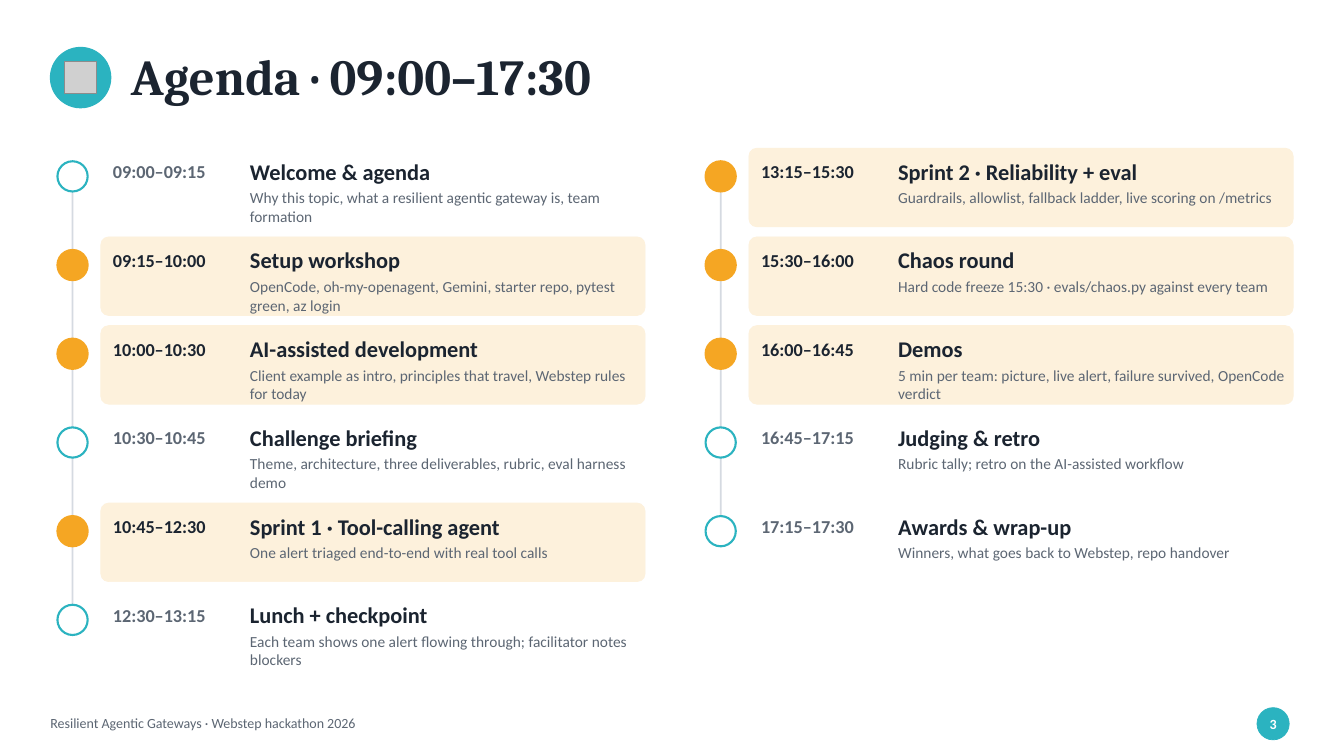
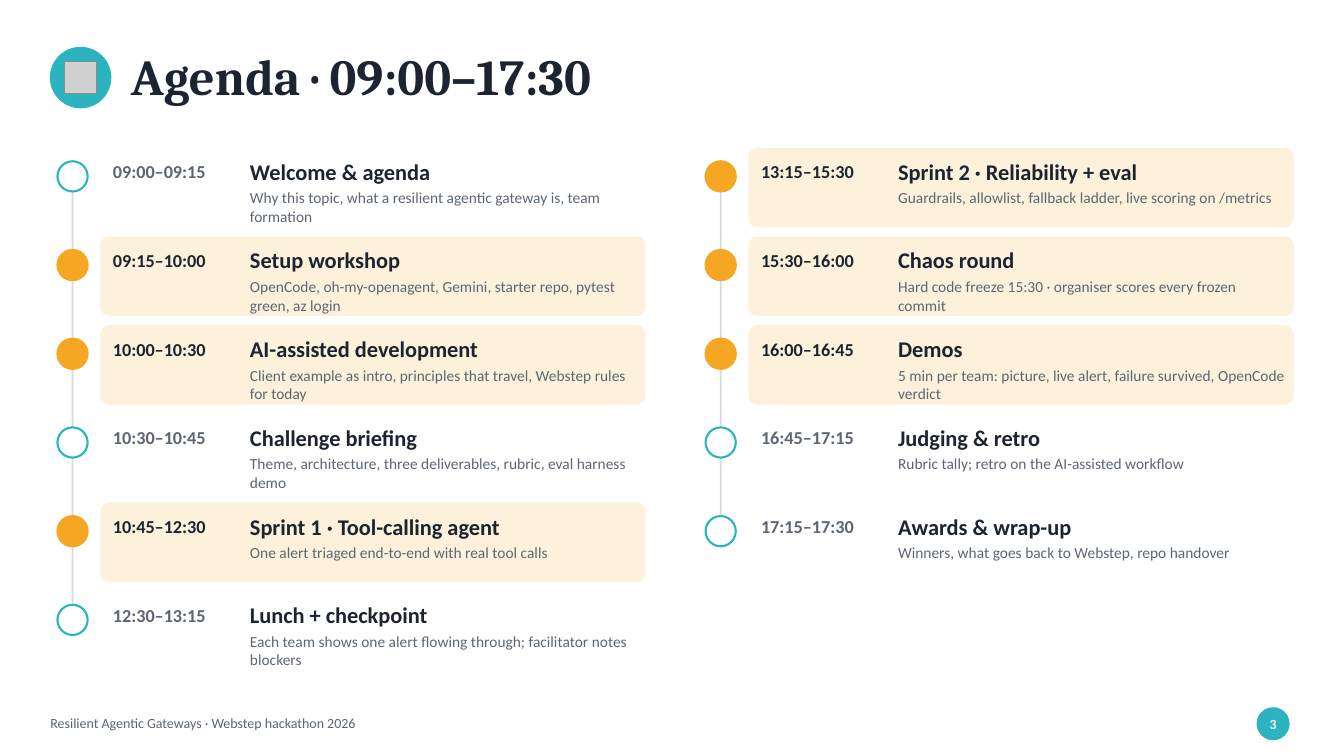
Before and after one commit to Villu/hackathon, a slide deck: slide 3 of slides/hackathon-slides.pptx. Drawn at 1344x756 pixels with LibreOffice and Linux fonts; fonts in the diff are those of the drawing; grey boxes stand for pictures. Boxes give left, top, right and bottom in pixels: in the first picture for what was removed or moved away, otherwise in the second. Text is boxed around its words. In the diff, an @@ line names an element or a change of style, - is before the commit and + after.

```diff
--- a/slides/hackathon-slides.pptx
+++ b/slides/hackathon-slides.pptx
@@ text at [898,281,1236,311]: text changed @@
-Hard code freeze 15:30 · evals/chaos.py against every team
+Hard code freeze 15:30 · organiser scores every frozen commit
```
Also in this commit, not shown: 3 other slides changed, 3 other files.
